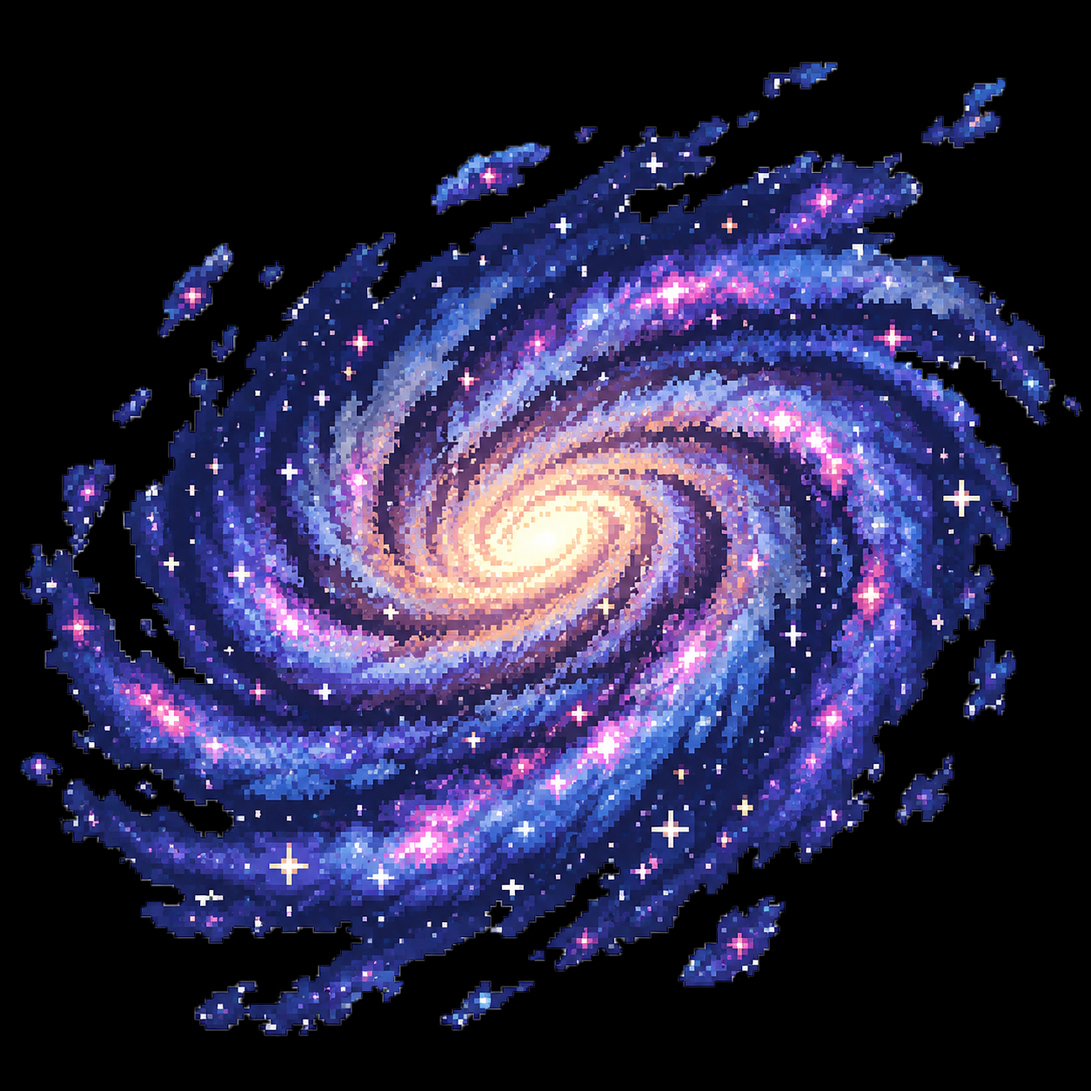
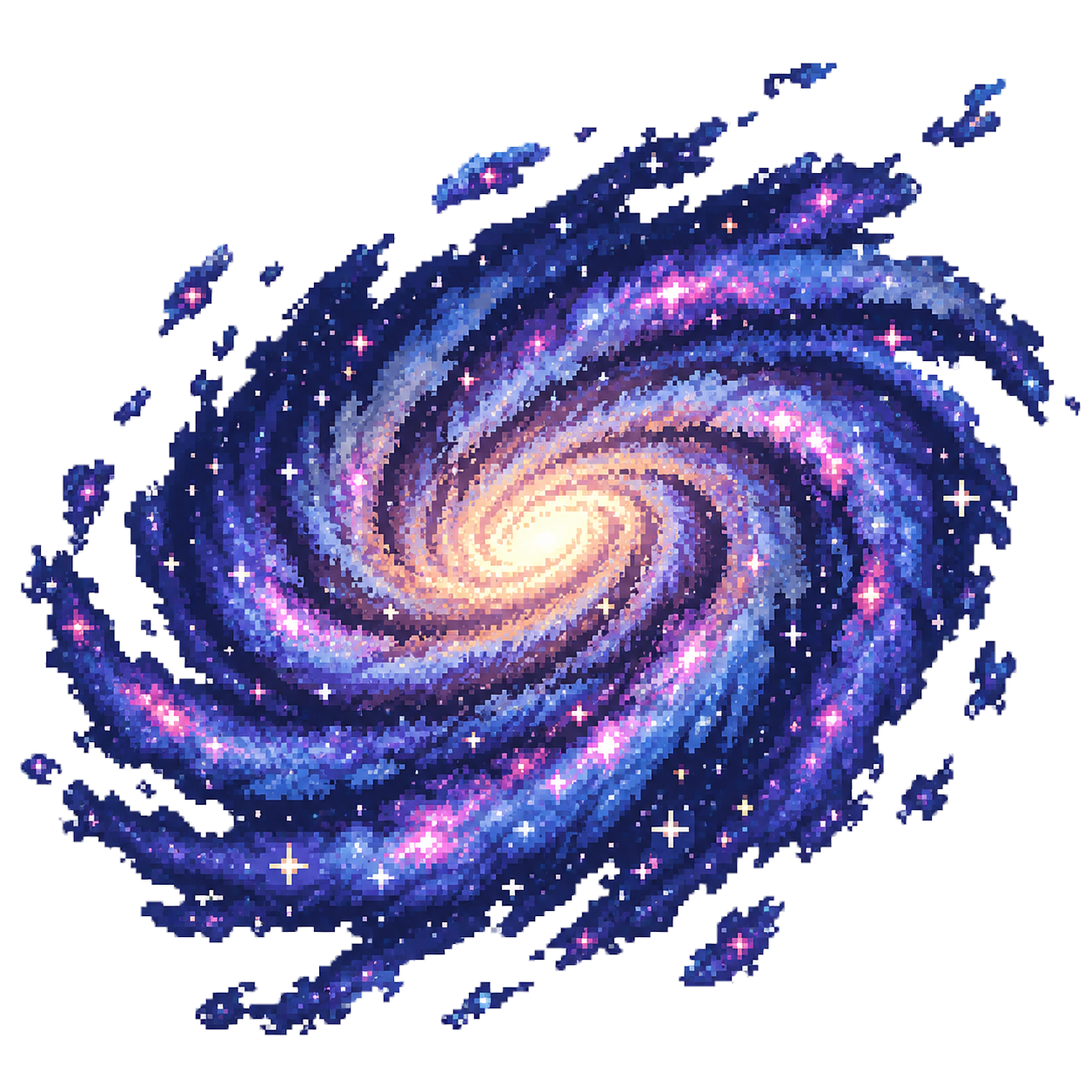
Two versions of the same layered image (w=1091, h=1091). Layer-by-layer changes:
hid "Layer 1" over <box>0,0,1091,1091</box>
